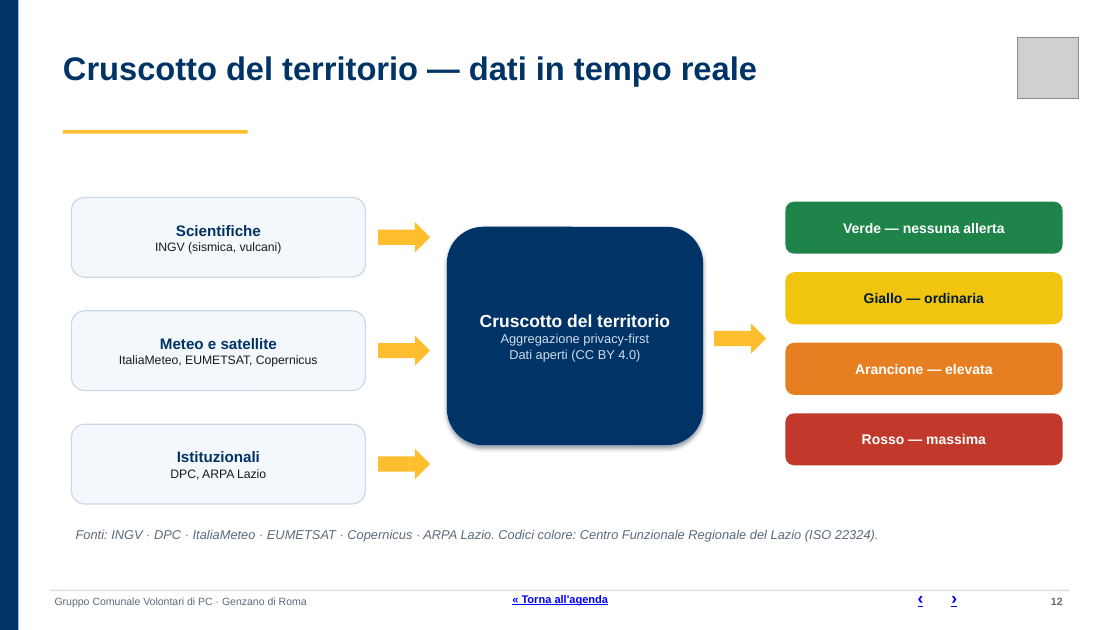
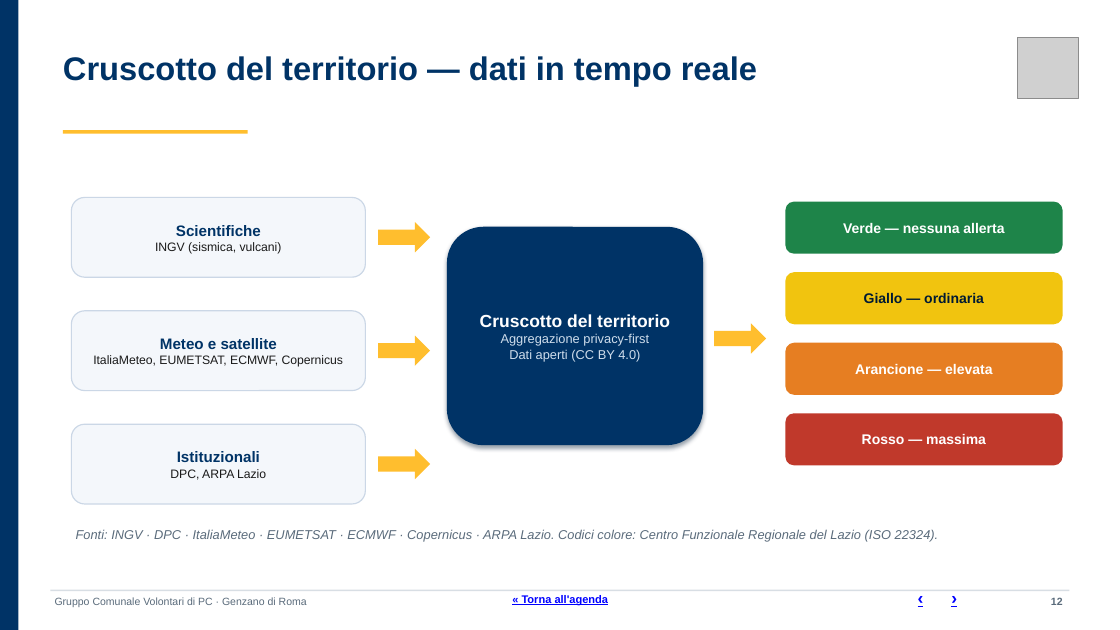
Before and after one commit to SviluppoItaliaDigitale/sito-pc-genzano, a slide deck: slide 12 of static/manuali/presentazione-struttura-sito.pptx. Drawn at 1120x630 pixels with LibreOffice and Linux fonts; fonts in the diff are those of the drawing; grey boxes stand for pictures. Boxes give left, top, right and bottom in pixels: in the first picture for what was removed or moved away, otherwise in the second. Text is boxed around its words. In the diff, an @@ line names an element or a change of style, - is before the commit and + after.

```diff
--- a/static/manuali/presentazione-struttura-sito.pptx
+++ b/static/manuali/presentazione-struttura-sito.pptx
@@ text in rounded rectangle at [93,355,344,367]: text changed @@
-ItaliaMeteo, EUMETSAT, Copernicus
+ItaliaMeteo, EUMETSAT, ECMWF, Copernicus
@@ text at [76,529,939,542]: text changed @@
-Fonti: INGV · DPC · ItaliaMeteo · EUMETSAT · Copernicus · ARPA Lazio. Codici colore: Centro Funzionale Regionale del Lazio (ISO 22324).
+Fonti: INGV · DPC · ItaliaMeteo · EUMETSAT · ECMWF · Copernicus · ARPA Lazio. Codici colore: Centro Funzionale Regionale del Lazio (ISO 22324).
```
Also in this commit, not shown: 28 other slides changed, 1 slide added, 2 other files.
